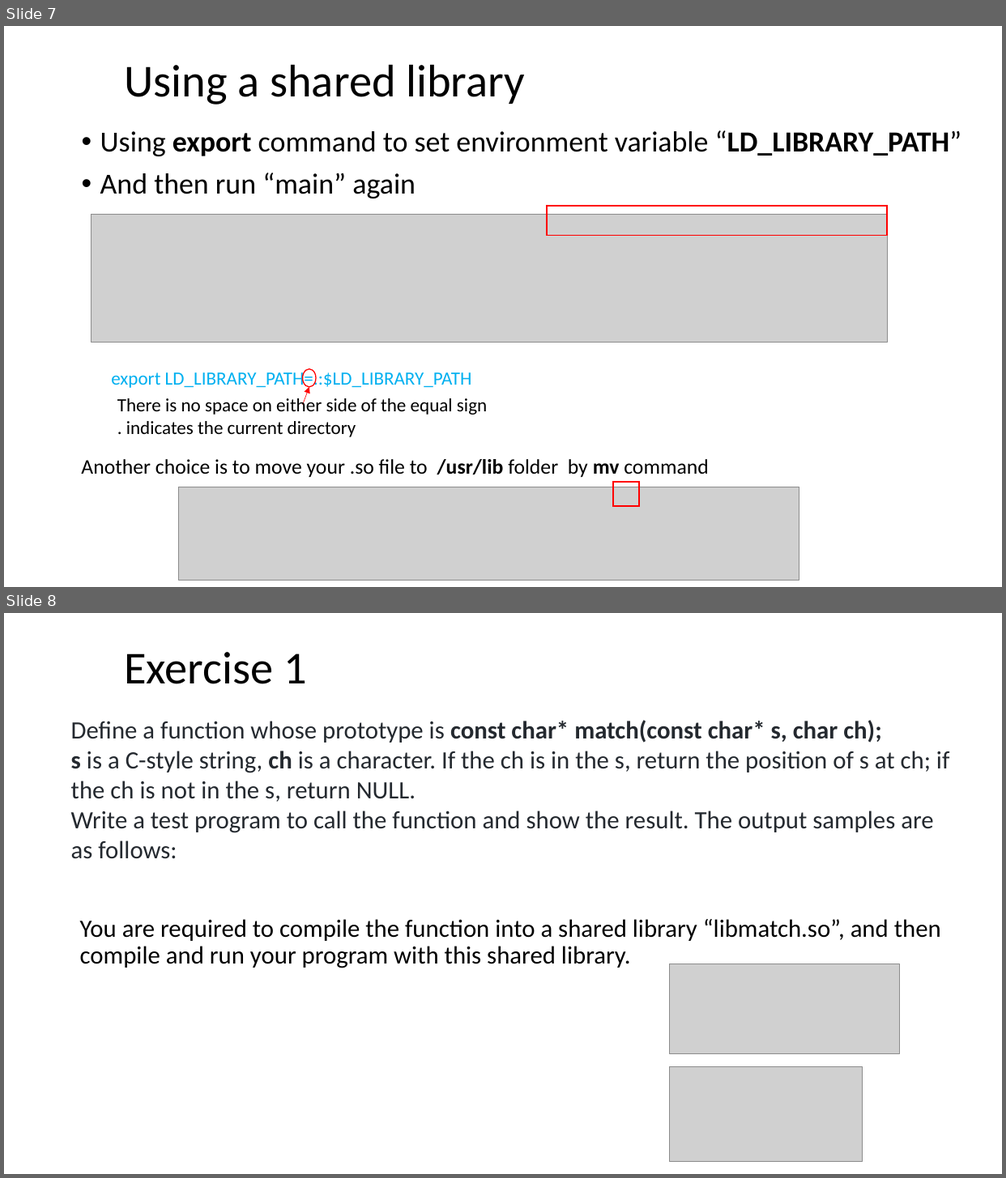
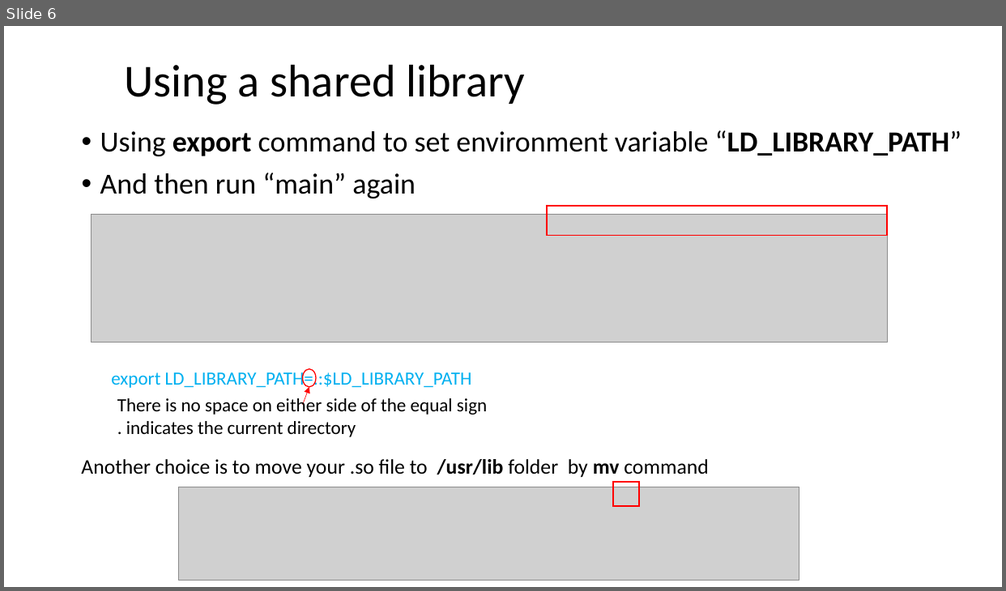
Before and after one commit to ShiqiYu/CPP, a slide deck: week07/Lab07.pptx. Shown one above the other, each under a label of ours: slides 7 and 8 before the commit, slide 6 after it. The pictures are 1006x1178 and 1006x591 pixels, drawn with LibreOffice and Linux fonts; fonts in the diff are those of the drawing; grey boxes stand for pictures; background and template pictures are left out. Boxes give left, top, right and bottom in pixels: in the first picture for what was removed or moved away, otherwise in the second. Text is boxed around its words. In the diff, an @@ line names an element or a change of style, - is before the commit and + after.

```diff
--- a/week07/Lab07.pptx
+++ b/week07/Lab07.pptx
@@ slide 8 removed at (4,613,1002,1174), background #FFFFFF @@
@@ title removed at (124,652,307,684) @@
-Exercise 1
@@ text removed at (71,720,949,969) @@
-Define a function whose prototype is const char* match(const char* s, char ch);
-s is a C-style string, ch is a character. If the ch is in the s, return the position of s at ch; if the ch is not in the s, return NULL.
-Write a test program to call the function and show the result. The output samples are as follows:
-  You are required to compile the function into a shared library “libmatch.so”, and then compile and run your program with this shared library.
@@ picture removed at (671,964,900,1053) @@
@@ picture removed at (671,1067,863,1161) @@
@@ what was slide 7 is now slide 6 @@
```
Also in this commit, not shown: 4 slides changed, 6 slides added, 2 other slides removed, 1 other file.
